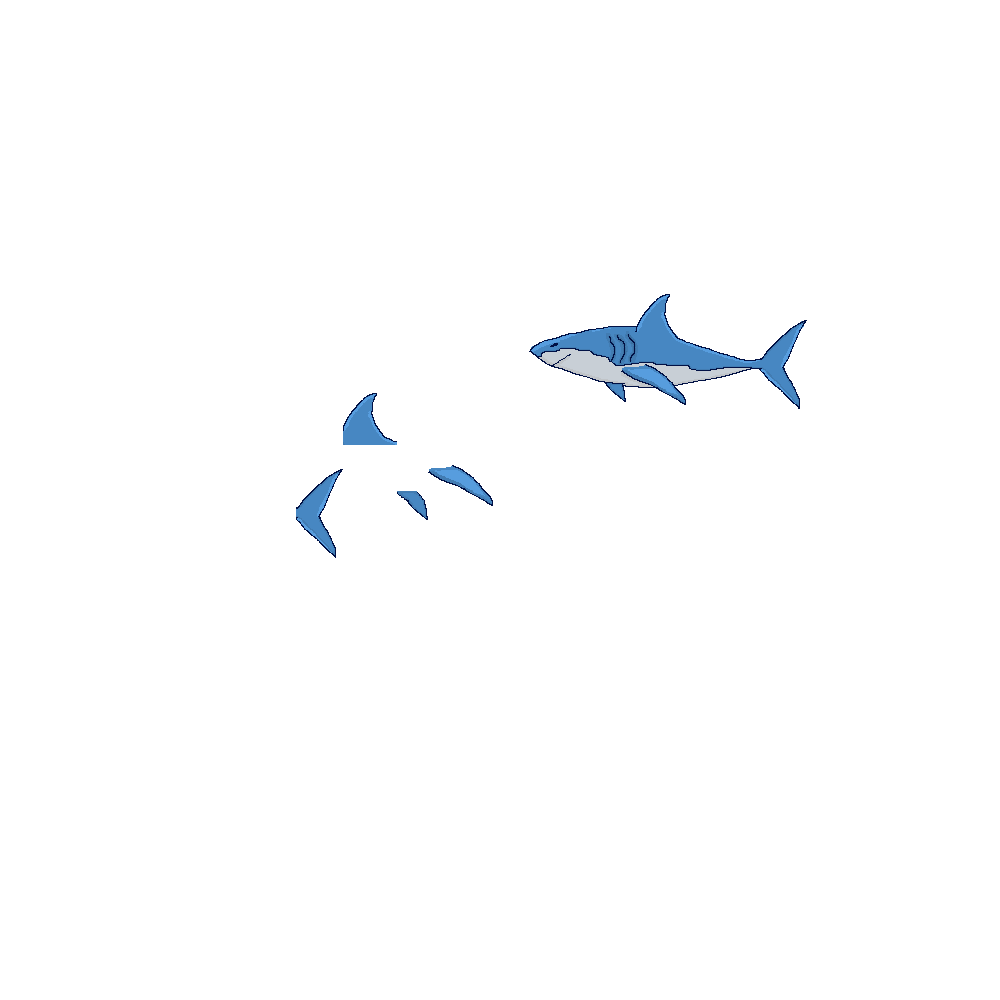
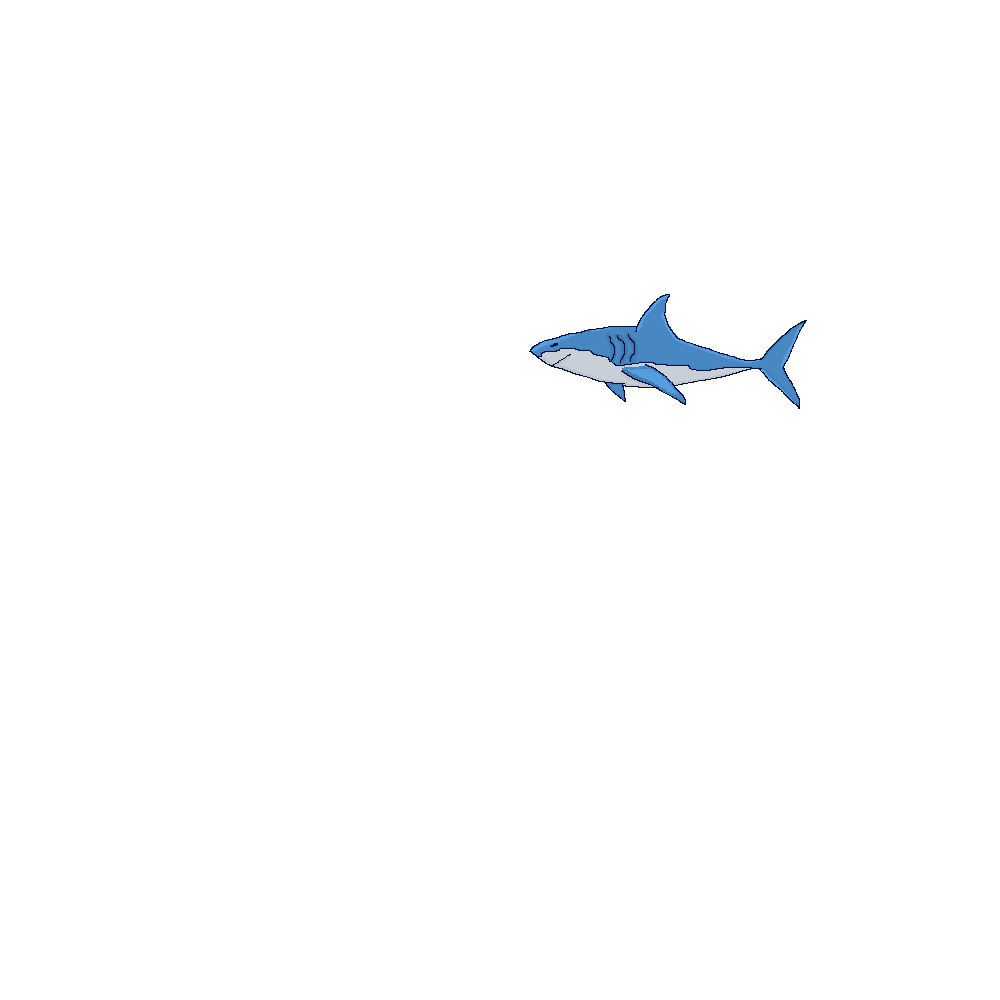
The second (1000, 1000) image is a revision of the first. Changes to its layers:
removed layer "yüzgeç" over bbox(428, 465, 493, 506)
removed layer "arka yüzgeç" over bbox(397, 491, 428, 520)
removed layer "kuyruk" over bbox(296, 469, 343, 558)
removed layer "üst yüzgeç" over bbox(343, 393, 397, 445)
